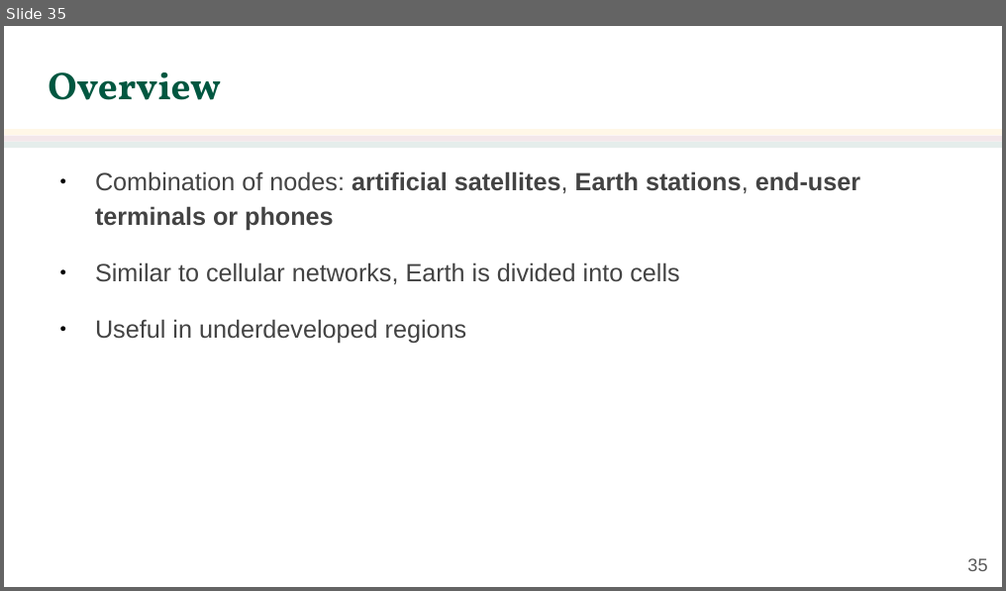
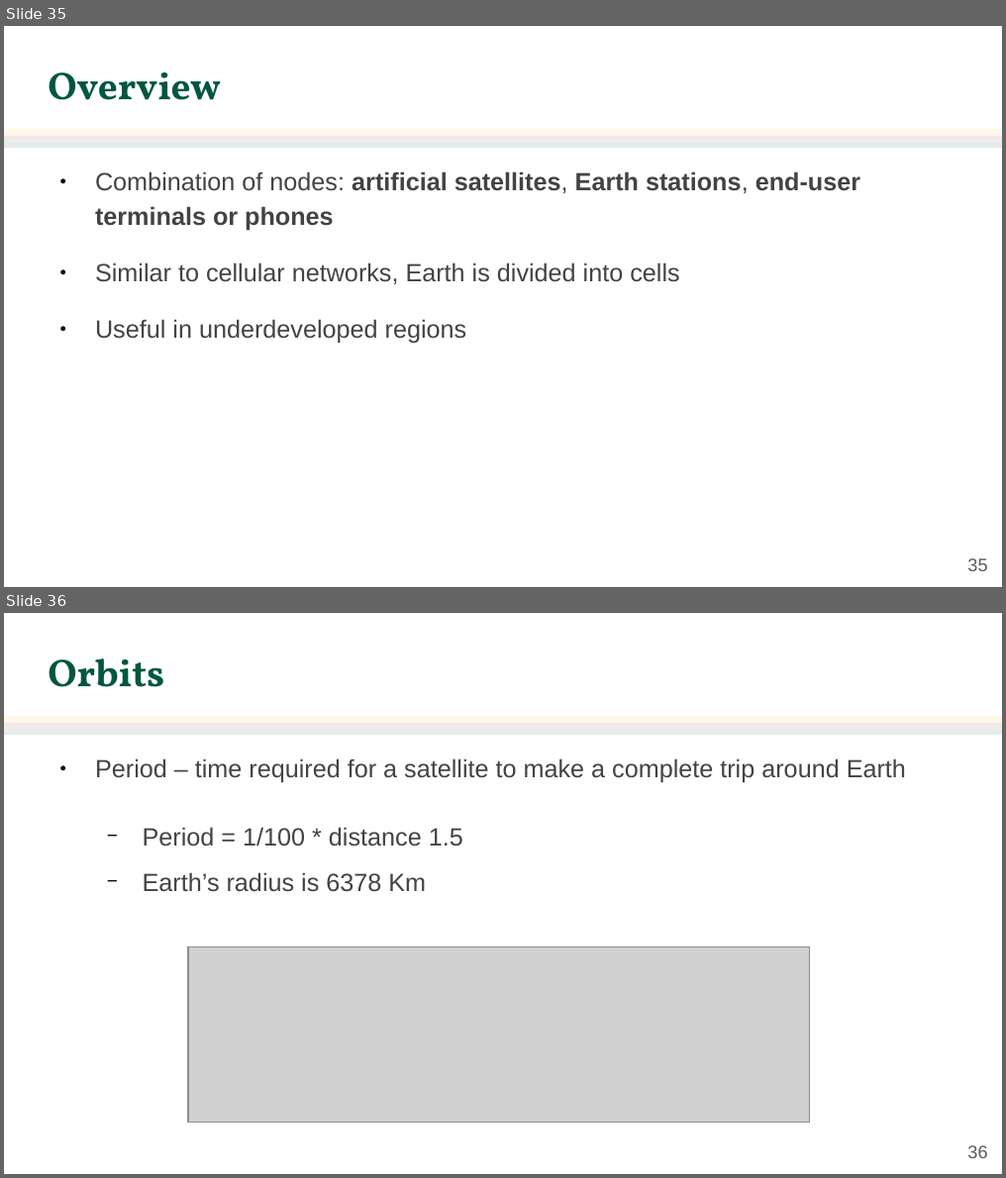
Before and after one commit to jachermocilla/extra-course-materials, a slide deck: cmsc137/slides-rsm/CMSC 137 - 25 - Other Wireless Networks.odp. Shown one above the other, each under a label of ours: slide 35 before the commit, slides 35 and 36 after it. The pictures are 1006x591 and 1006x1178 pixels, drawn with LibreOffice and Linux fonts; fonts in the diff are those of the drawing; grey boxes stand for pictures; background and template pictures are left out. Boxes give left, top, right and bottom in pixels: in the first picture for what was removed or moved away, otherwise in the second. Text is boxed around its words. In the diff, an @@ line names an element or a change of style, - is before the commit and + after.

```diff
--- a/cmsc137/slides-rsm/CMSC 137 - 25 - Other Wireless Networks.odp
+++ b/cmsc137/slides-rsm/CMSC 137 - 25 - Other Wireless Networks.odp
@@ slide 36 added at (x1=4, y1=613, x2=1002, y2=1174), background #FFFFFF; not listed: 3 template elements that a slide beside it also shows @@
@@ title added at (x1=48, y1=659, x2=164, y2=687), 28 pt, text #005740, bold @@
+Orbits
@@ text added at (x1=95, y1=759, x2=906, y2=892), 18 pt, text #434343 @@
+● Period – time required for a satellite to make a complete trip around Earth
+  − Period = 1/100 * distance 1.5
+  − Earth’s radius is 6378 Km
@@ picture added at (x1=188, y1=948, x2=810, y2=1123) @@
@@ page number added at (x1=967, y1=1146, x2=987, y2=1158), 13 pt, text #595959 @@
+36
```
Also in this commit, not shown: 2 slides changed, 10 other slides added, 1 other file.
